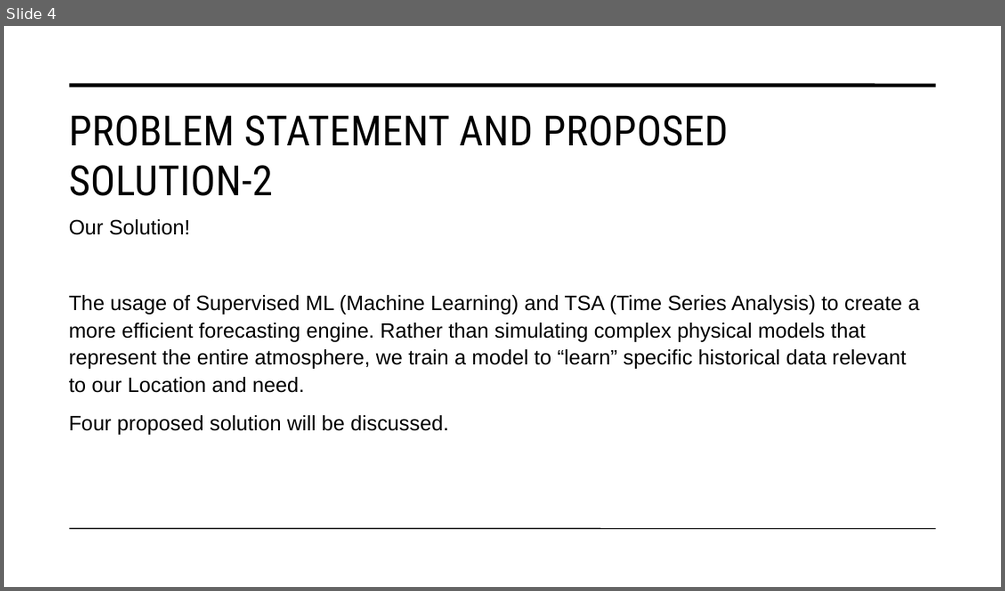
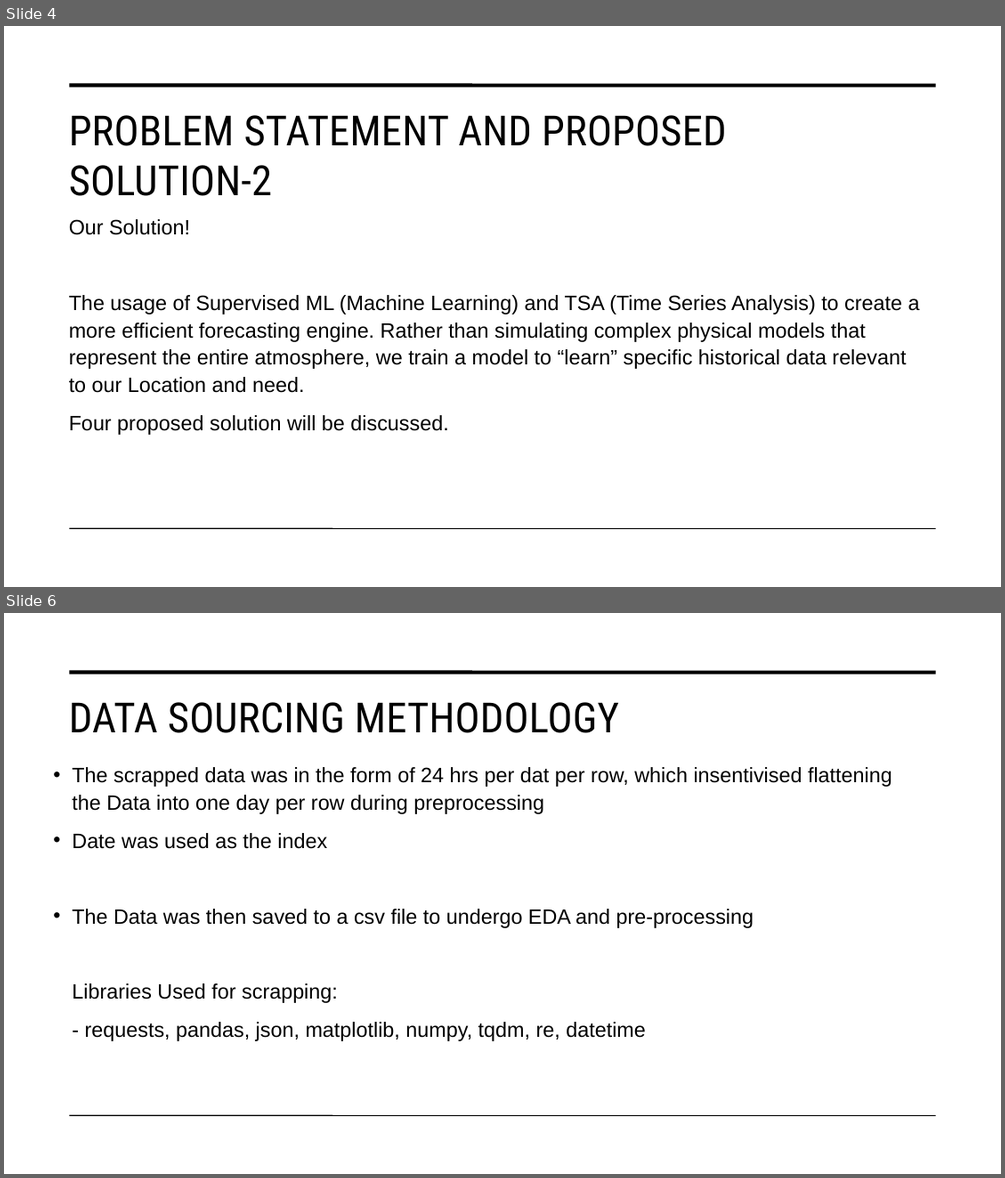
Before and after one commit to Basel-Aldwairi/Temperature_TSA, a slide deck: Report/Machine Learning Methods for Weather Forecasting.pptx. Shown one above the other, each under a label of ours: slide 4 before the commit, slides 4 and 6 after it; the slides between them are not shown. The pictures are 1005x591 and 1005x1178 pixels, drawn with LibreOffice and Linux fonts; fonts in the diff are those of the drawing. Boxes give left, top, right and bottom in pixels: in the first picture for what was removed or moved away, otherwise in the second. Text is boxed around its words. In the diff, an @@ line names an element or a change of style, - is before the commit and + after.

```diff
--- a/Report/Machine Learning Methods for Weather Forecasting.pptx
+++ b/Report/Machine Learning Methods for Weather Forecasting.pptx
@@ slide 6 added at (4,613,1001,1174), background #FFFFFF; not listed: 2 template elements that a slide beside it also shows @@
@@ title added at (69,702,619,733), 40 pt, text #000000 @@
+DATA SOURCING METHODOLOGY
@@ text added at (72,767,892,1041), 20 pt, text #000000 @@
+• The scrapped data was in the form of 24 hrs per dat per row, which insentivised flattening the Data into one day per row during preprocessing
+• Date was used as the index
+• The Data was then saved to a csv file to undergo EDA and pre-processing
+Libraries Used for scrapping:
+- requests, pandas, json, matplotlib, numpy, tqdm, re, datetime
@@ slide 4 changed as well @@
@@ title "PROBLEM STATEMENT AND PROPOSED SOLUTION-2" at (69,115,727,196): letter spacing 0.3 to 0.2 pt @@
```
Also in this commit, not shown: 9 other slides changed, 8 other slides added, 3 slides removed, 4 other files.
